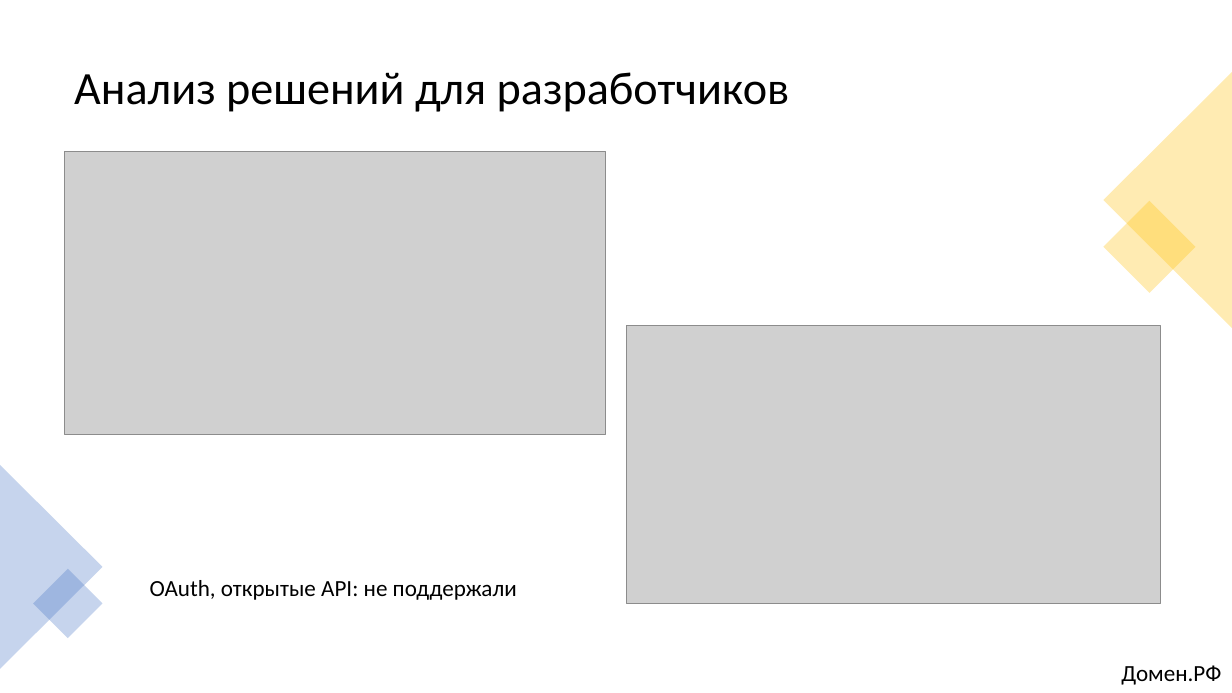
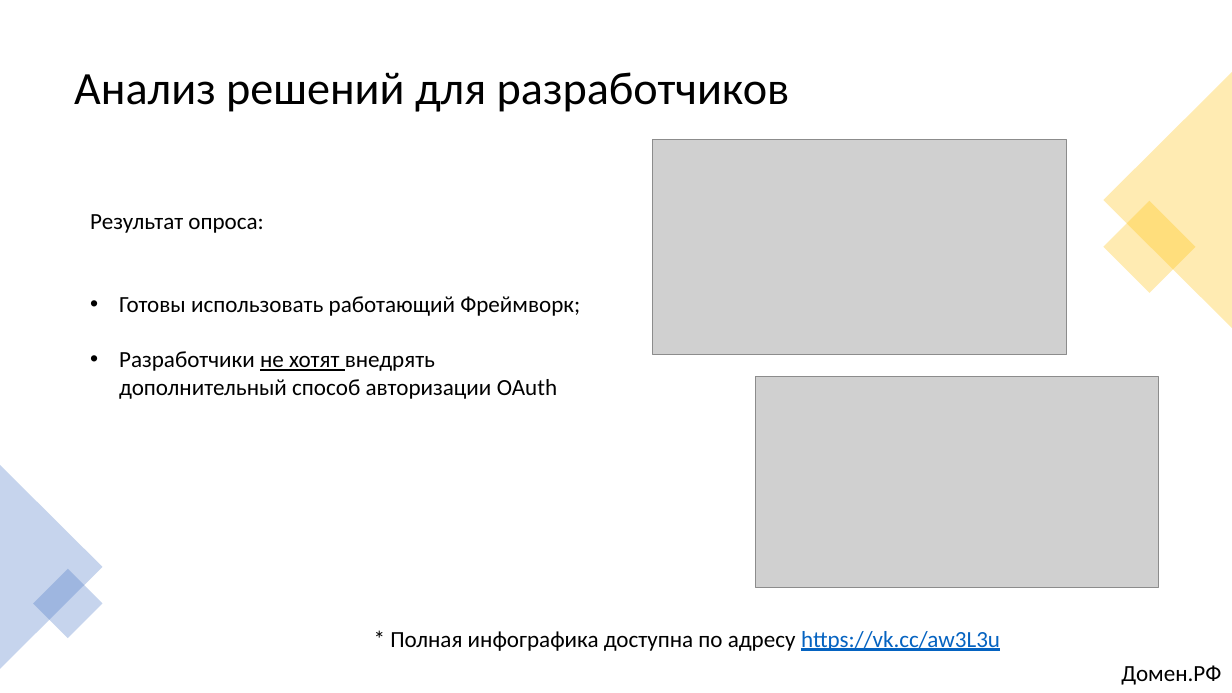
Before and after one commit to alexklippe/scryptedv2, a slide deck: slide 4 of Презентация_Команда Scrypted_кейс1.pptx. Drawn at 1232x693 pixels with LibreOffice and Linux fonts; fonts in the diff are those of the drawing; grey boxes stand for pictures. Boxes give left, top, right and bottom in pixels: in the first picture for what was removed or moved away, otherwise in the second. Text is boxed around its words. In the diff, an @@ line names an element or a change of style, - is before the commit and + after.

```diff
--- a/Презентация_Команда Scrypted_кейс1.pptx
+++ b/Презентация_Команда Scrypted_кейс1.pptx
@@ picture: place and size @@
-picture at [627, 325, 1161, 604]
+picture at [653, 139, 1067, 354]
@@ text at [90, 214, 580, 399]: text changed @@
-OAuth, открытые API: не поддержали
+Результат опроса:
+• Готовы использовать работающий Фреймворк;
+• Разработчики не хотят внедрять дополнительный способ авторизации OAuth
@@ picture: place and size @@
-picture at [65, 152, 605, 434]
+picture at [756, 377, 1158, 588]
@@ text added at [390, 631, 1000, 651], 18 pt, text #000000 @@
+* Полная инфографика доступна по адресу https://vk.cc/aw3L3u
```
Also in this commit, not shown: 9 other slides changed, 8 other files.
